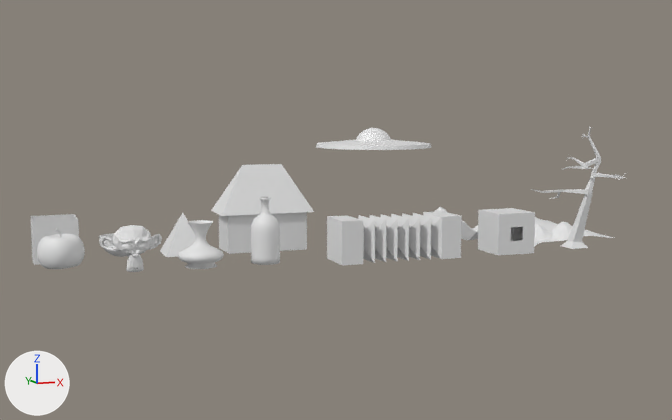
Renders of the Blender file Assignment 2/Assignment 2.blend from each side of a commit.
Camera for both pictures: a camera (50 mm lens) standing at (-2.7, -29.8, 7.2) and looking at (12.6, 11.4, 2.2). Arrows for +X, +Y and +Z are at lower left; the lights stay in place.
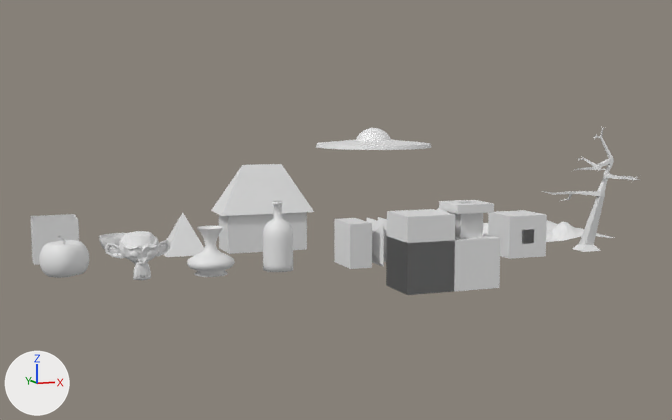
Commit message: Added kantigt lok

Changed parts and their boxes [x1, y1, x2, y2] in the pictures (672 x 420 px):
'Cube.007', added
    after: [386, 200, 500, 295]
'Cube.004', moved
    before: [327, 211, 462, 265]
    after: [334, 217, 387, 269]
'Cube.005', moved
    before: [478, 208, 535, 255]
    after: [488, 210, 547, 259]
'Cube.006', moved
    before: [530, 127, 628, 249]
    after: [542, 127, 639, 252]
'Cylinder.001', moved
    before: [251, 197, 280, 265]
    after: [263, 201, 293, 272]
'Suzanne', moved
    before: [99, 225, 162, 272]
    after: [104, 231, 170, 280]
'Sphere.002', moved
    before: [37, 228, 85, 269]
    after: [39, 235, 89, 278]
'Cylinder', moved
    before: [178, 220, 224, 269]
    after: [187, 226, 235, 277]

What the commit changed:
Mesh me_cube_007 is new.
It has 48 vertices, 44 faces and spans x -1.0..3.0, y -1.0..1.0, z -1.0..2.34.
Object 'Sphere.002' (ob_sphere_002) moves from (0.0, 11.0, 1.0) to (0.0, 9.0, 1.0).
Object 'Suzanne' (ob_suzanne) moves from (3.0, 11.0, 1.0) to (3.0, 9.0, 1.0).
Object 'Cylinder' (ob_cylinder) moves from (6.0, 11.0, 1.0) to (6.0, 9.0, 1.0).
Object 'Cylinder.001' (ob_cylinder_001) moves from (9.0, 11.0, 2.0) to (9.0, 9.0, 2.0).
Object 'Cube.004' (ob_cube_004) moves from (15.0, 10.0, 1.0) to (15.0, 9.0, 1.0).
Object 'Cube.005' (ob_cube_005) moves from (21.0, 10.0, 1.0) to (21.0, 9.0, 1.0).
Object 'Cube.006' (ob_cube_006) moves from (25.0, 10.0, 0.5) to (25.0, 9.0, 0.5).
Object 'Cube.007' (ob_cube_007) is new; it shows me_cube_007.
Its location is (13.0, 3.0, 1.0).
